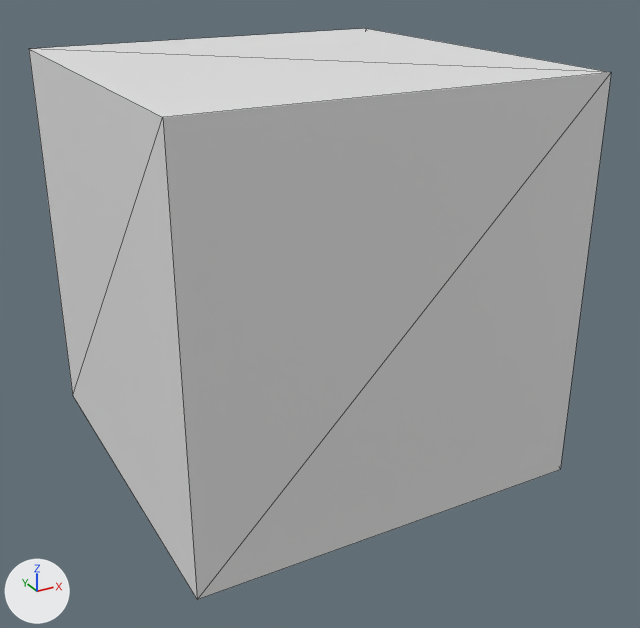
Before and after pictures for a commit that changed the OBJ model DirectXGame/Resources/playerModel/playerModel.obj.
Rendered twice from a 50 mm camera at (-1.96, -3.8, 1.58) aimed at (-0.01, -0.27, -0.19). Arrows for +X, +Y and +Z are at lower left; the lights stay in place. The picture after the commit comes second. Mesh edges are drawn as thin lines. Where no turn or scale is listed for an object, it has been applied to the vertices.
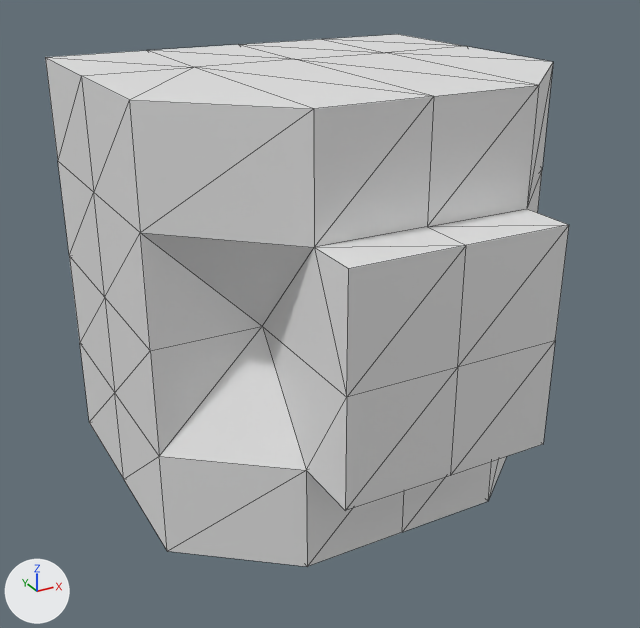
Changed parts and their boxes (x1, y1, x2, y2) in the pictures (640 x 628 px):
'Cube', reshaped (10% narrower, 7% shorter)
    before: (29, 28, 611, 599)
    after: (45, 34, 569, 566)

The edits, one by one:
me_cube is used by ob_cube; location (0.0, 0.0, 0.0).
me_cube had 8 vertices, 12 faces and spanned x -1.0..1.0, y -1.0..1.0, z -1.0..1.0.
me_cube now has 76 vertices, 144 faces, 1 loose edge and spans x -1.0..1.0, y -1.36..0.64, z -1.0..1.0.
me_cube part 1: the whole mesh is rebuilt.
